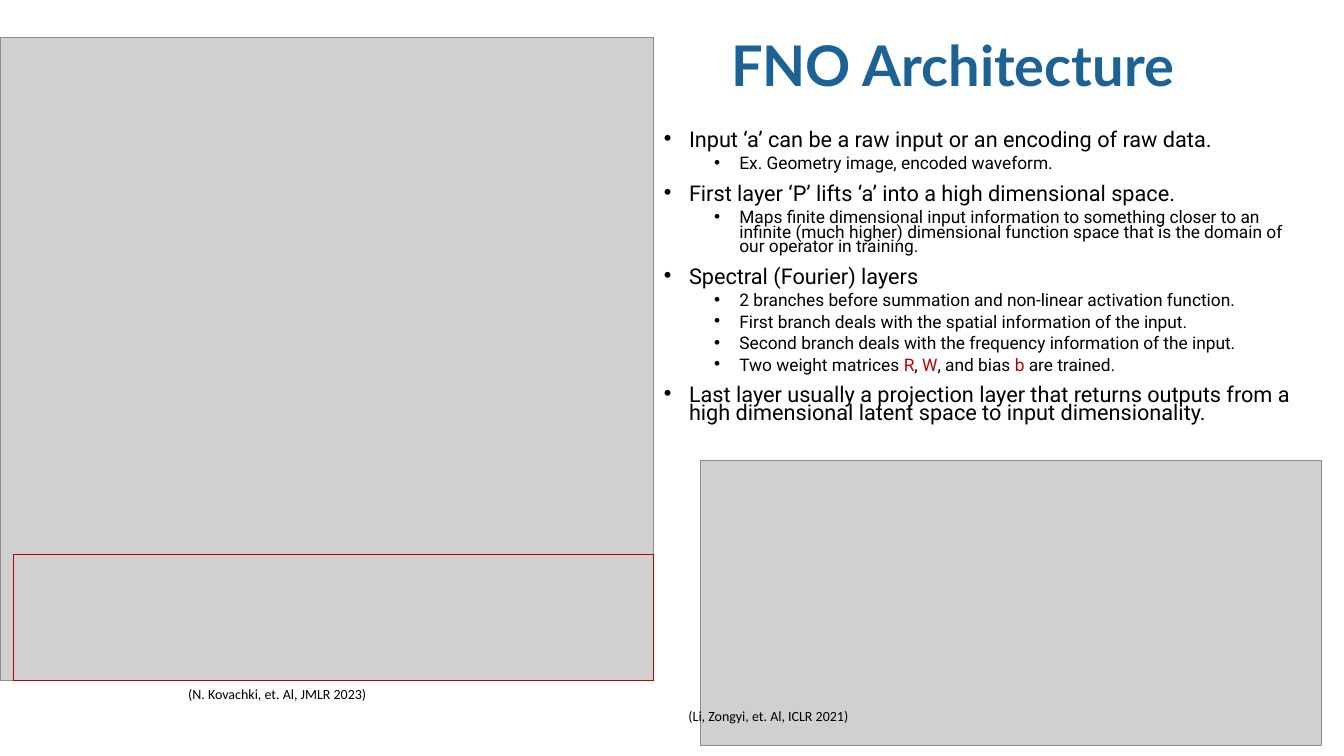
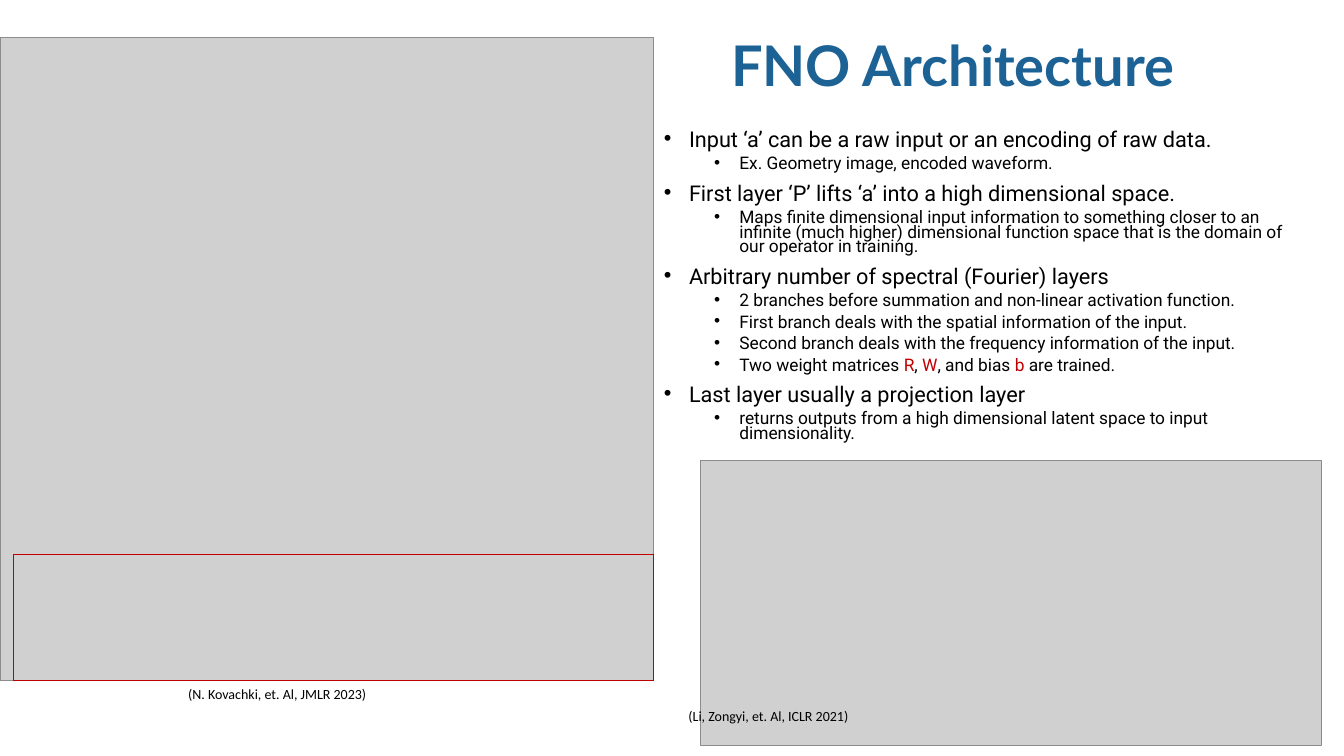
Before and after one commit to trutheresy/NO-2D-Metamaterials, a slide deck: slide 4 of NO_2D_metamaterials_talk.pptx. Drawn at 1344x756 pixels with LibreOffice and Linux fonts; fonts in the diff are those of the drawing; grey boxes stand for pictures; background and template pictures are left out. Boxes give left, top, right and bottom in pixels: in the first picture for what was removed or moved away, otherwise in the second. Text is boxed around its words. In the diff, an @@ line names an element or a change of style, - is before the commit and + after.

```diff
--- a/NO_2D_metamaterials_talk.pptx
+++ b/NO_2D_metamaterials_talk.pptx
@@ text at (x1=689, y1=267, x2=1109, y2=289): text changed @@
-• Spectral (Fourier) layers
+• Arbitrary number of spectral (Fourier) layers
@@ text at (x1=689, y1=385, x2=1208, y2=443): text changed; size 15.5 to 12.4 pt @@
-• Last layer usually a projection layer that returns outputs from a high dimensional latent space to input dimensionality.
+• Last layer usually a projection layer
+  • returns outputs from a high dimensional latent space to input dimensionality.
```
Also in this commit, not shown: 9 other slides changed.
